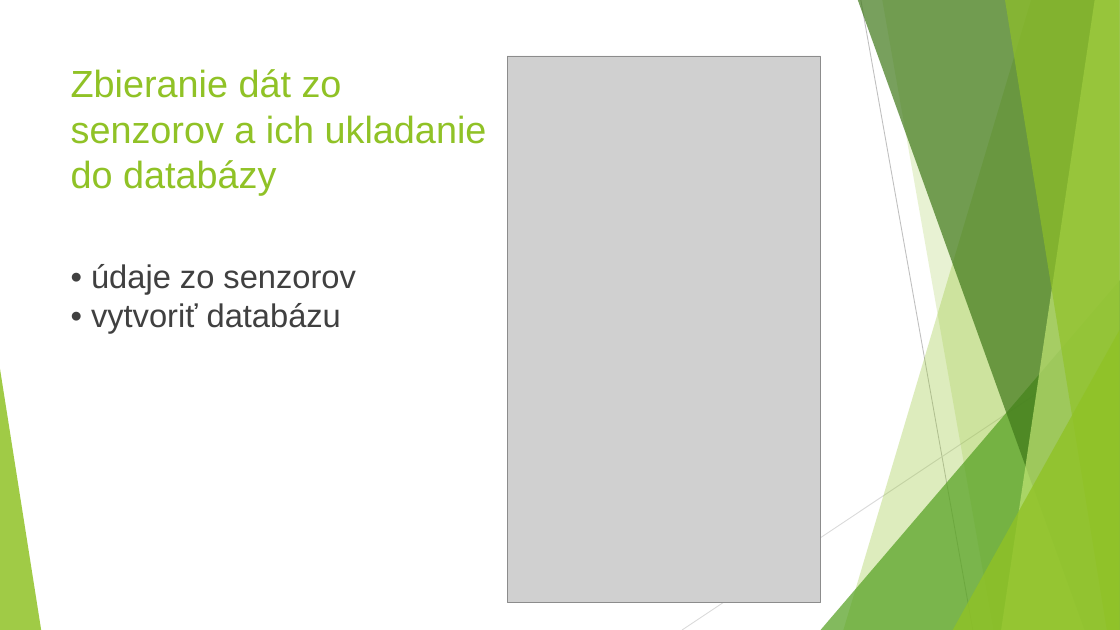
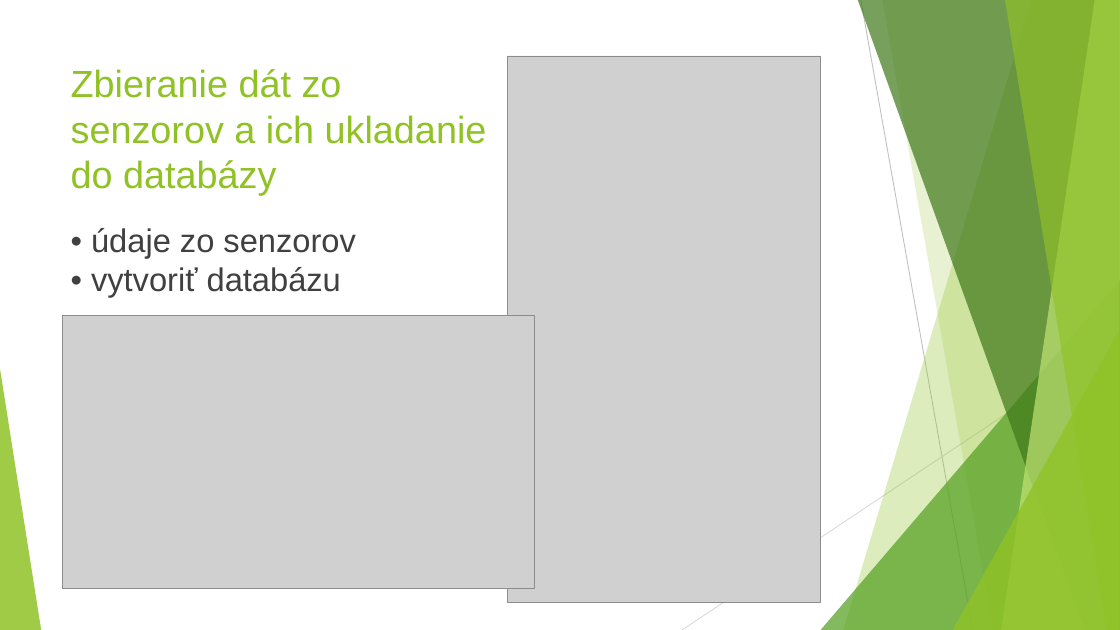
Before and after one commit to gameblaer/zaverecna_praca_bc, a slide deck: slide 6 of Prezentacia_Vrták_Martin.pptx. Drawn at 1120x630 pixels with LibreOffice and Linux fonts; fonts in the diff are those of the drawing; grey boxes stand for pictures. Boxes give left, top, right and bottom in pixels: in the first picture for what was removed or moved away, otherwise in the second. Text is boxed around its words. In the diff, an @@ line names an element or a change of style, - is before the commit and + after.

```diff
--- a/Prezentacia_Vrták_Martin.pptx
+++ b/Prezentacia_Vrták_Martin.pptx
@@ text "• údaje zo senzorov • ...": place and size @@
-text "• údaje zo senzorov • ..." at (91, 264, 355, 333)
+text "• údaje zo senzorov • ..." at (91, 228, 355, 297)
@@ picture added at (62, 315, 535, 589) @@
```
Also in this commit, not shown: 2 other slides changed, 2 slides added, 1 slide removed.
